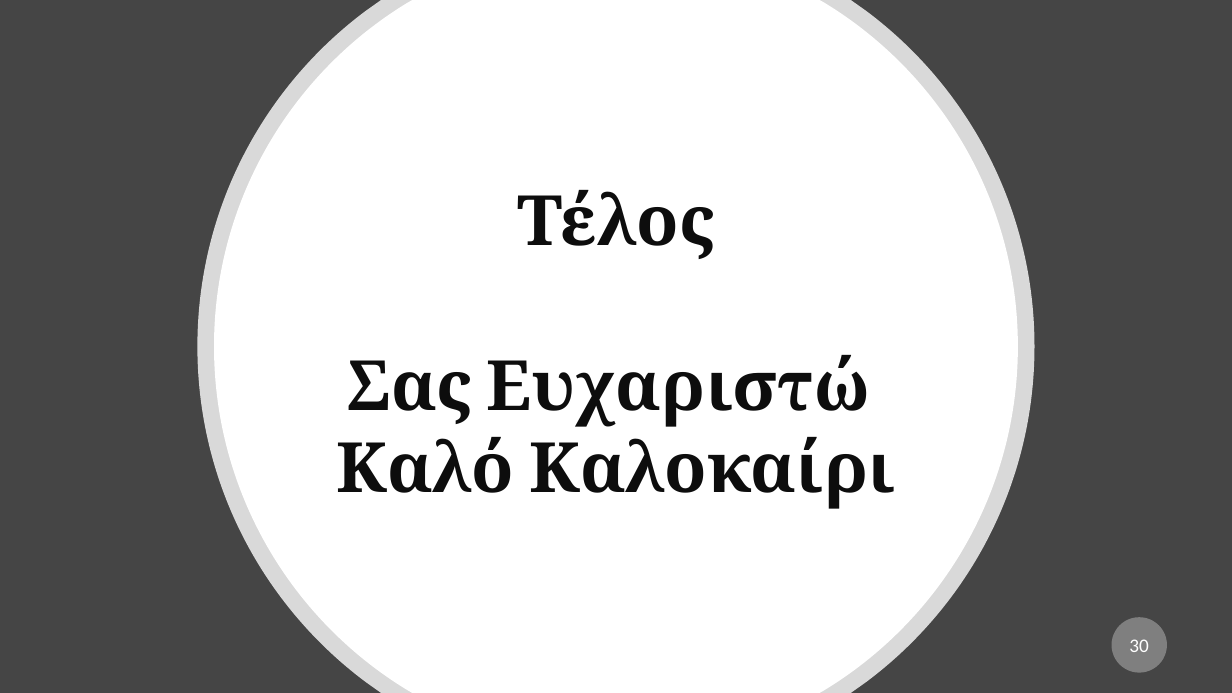
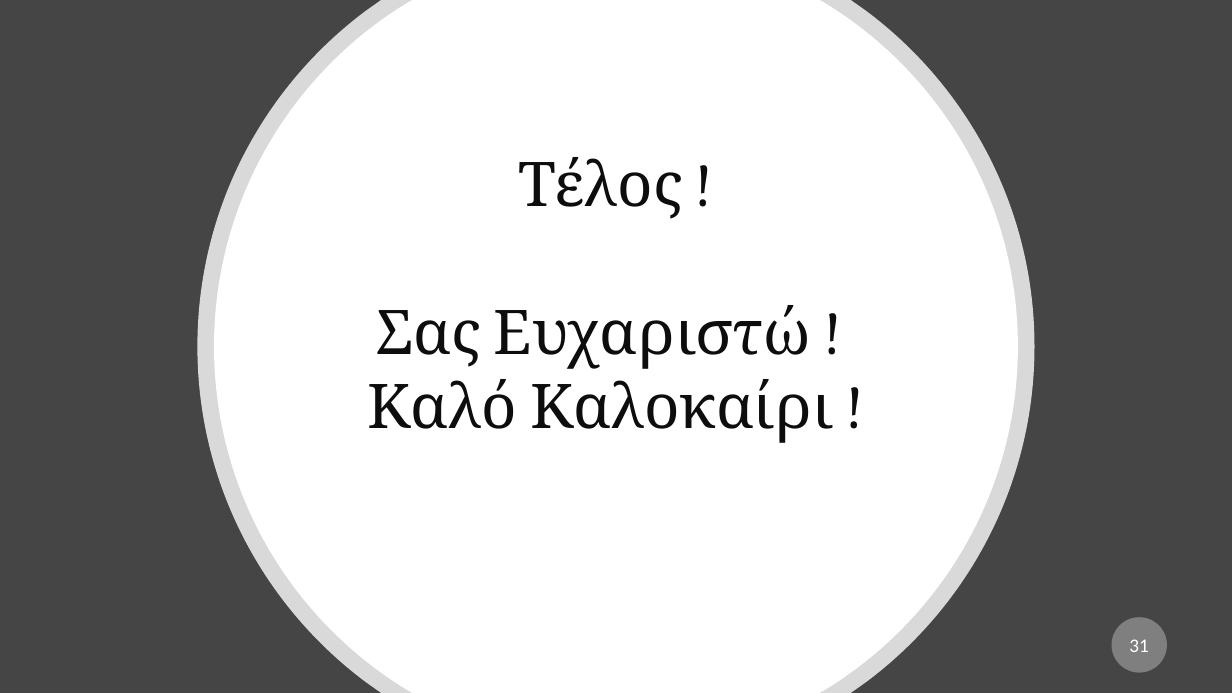
Before and after one commit to vassilas/THESIS_DOC, a slide deck: slide 31 of Presentation/Presentation.pptx (slide 30 before the commit). Drawn at 1232x693 pixels with LibreOffice and Linux fonts; fonts in the diff are those of the drawing. Boxes give left, top, right and bottom in pixels: in the first picture for what was removed or moved away, otherwise in the second. Text is boxed around its words. In the diff, an @@ line names an element or a change of style, - is before the commit and + after.

```diff
--- a/Presentation/Presentation.pptx
+++ b/Presentation/Presentation.pptx
@@ text at box(368, 157, 833, 443): text changed; size 54 to 48 pt; bold off @@
-Τέλος
-Σας Ευχαριστώ
-Καλό Καλοκαίρι
+Τέλος !
+Σας Ευχαριστώ !
+Καλό Καλοκαίρι !
@@ page number at box(1129, 639, 1148, 652): text changed @@
-30
+31
```
Also in this commit, not shown: 9 other slides changed, 3 slides added, 12 other files.
